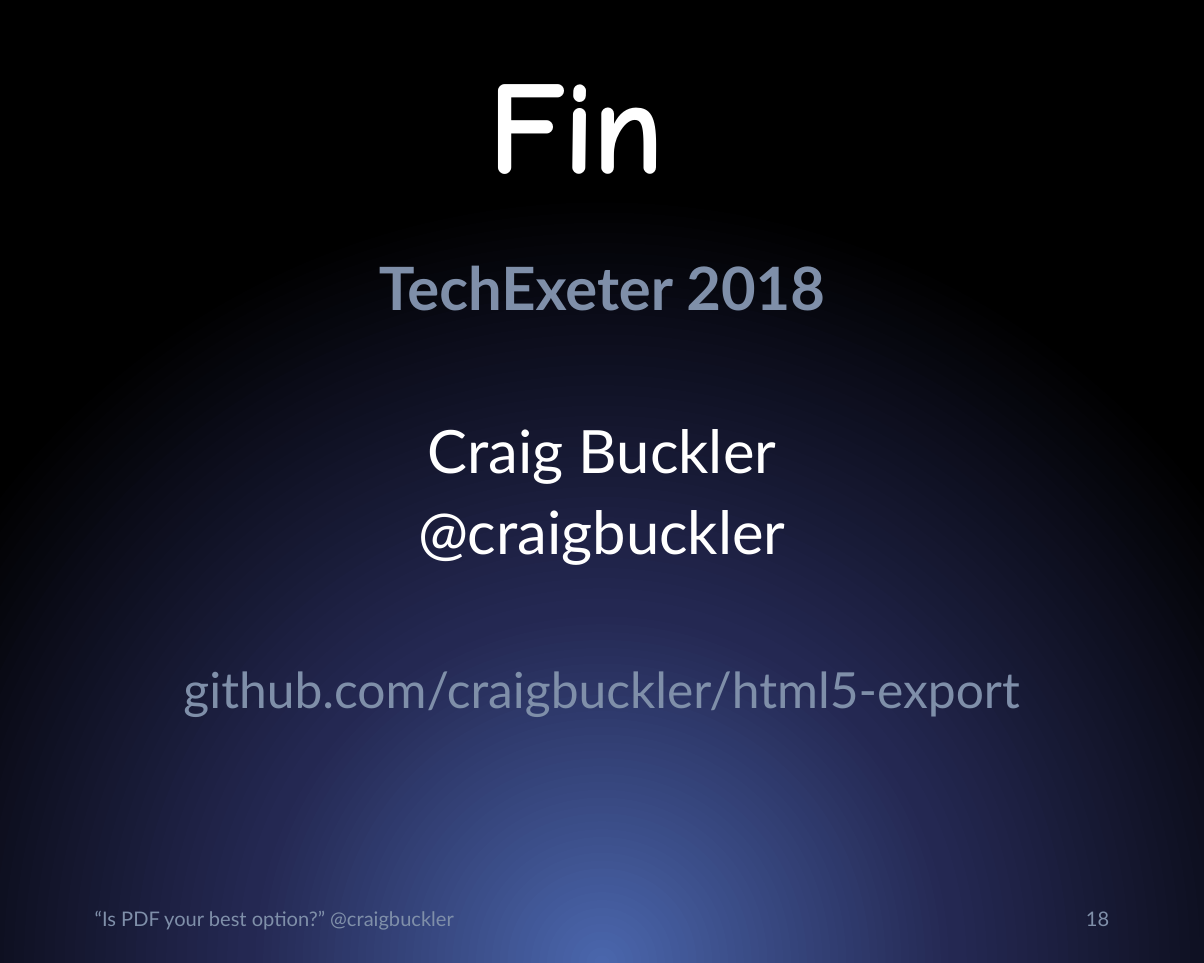
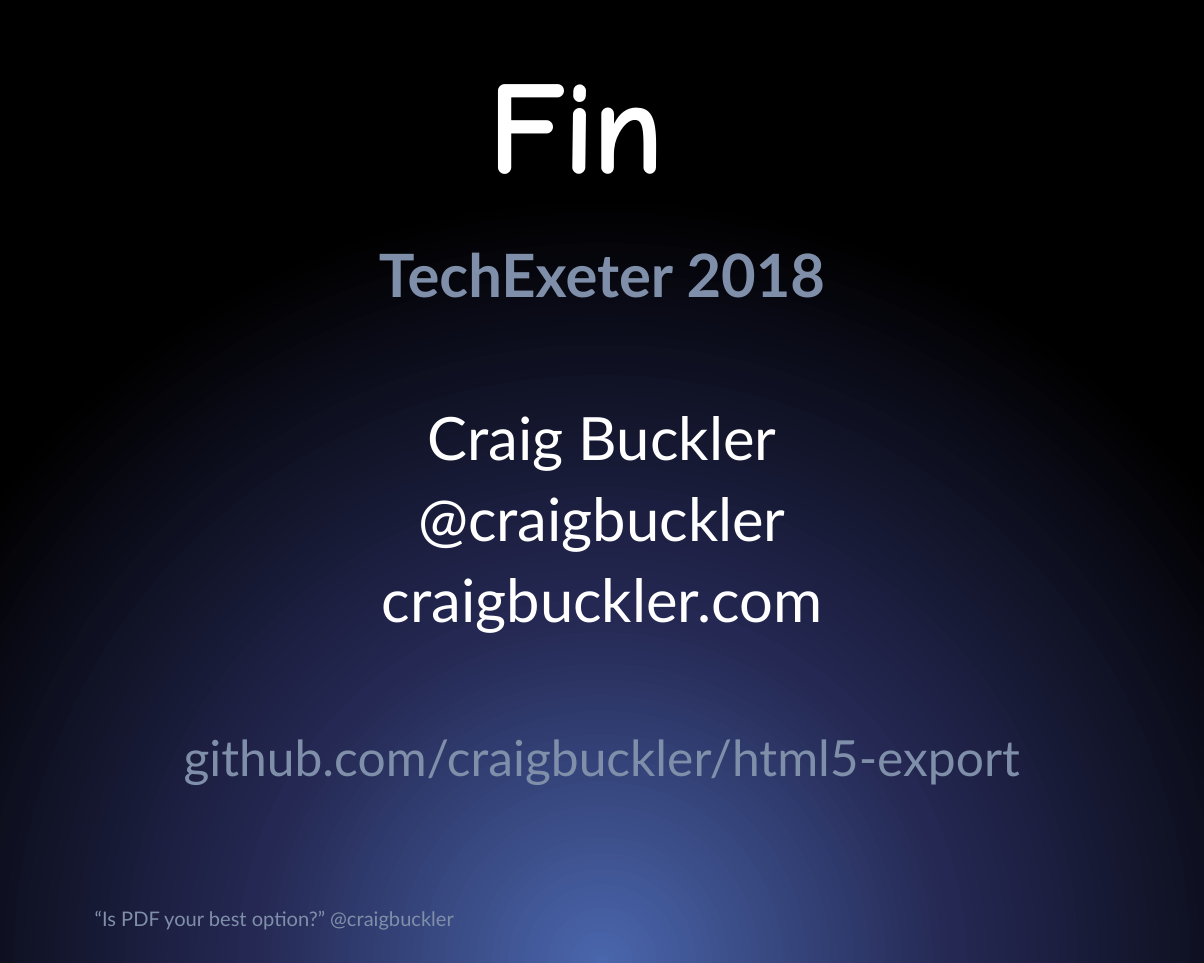
Before and after one commit to craigbuckler/html5-export, a slide deck: slide 18 of craigbuckler-pdf-html.pptx. Drawn at 1204x963 pixels with LibreOffice and Linux fonts; fonts in the diff are those of the drawing. Boxes give left, top, right and bottom in pixels: in the first picture for what was removed or moved away, otherwise in the second. Text is boxed around its words. In the diff, an @@ line names an element or a change of style, - is before the commit and + after.

```diff
--- a/craigbuckler-pdf-html.pptx
+++ b/craigbuckler-pdf-html.pptx
@@ text "TechExeter 2018": place and size @@
-text "TechExeter 2018" at [183, 265, 1019, 717]
+text "TechExeter 2018" at [184, 252, 1020, 785]
@@ text at [382, 578, 822, 633]: paragraph added @@
+craigbuckler.com
@@ page number removed at [1086, 911, 1109, 926] @@
-18
```
Also in this commit, not shown: 1 other slide changed, 1 other file.
